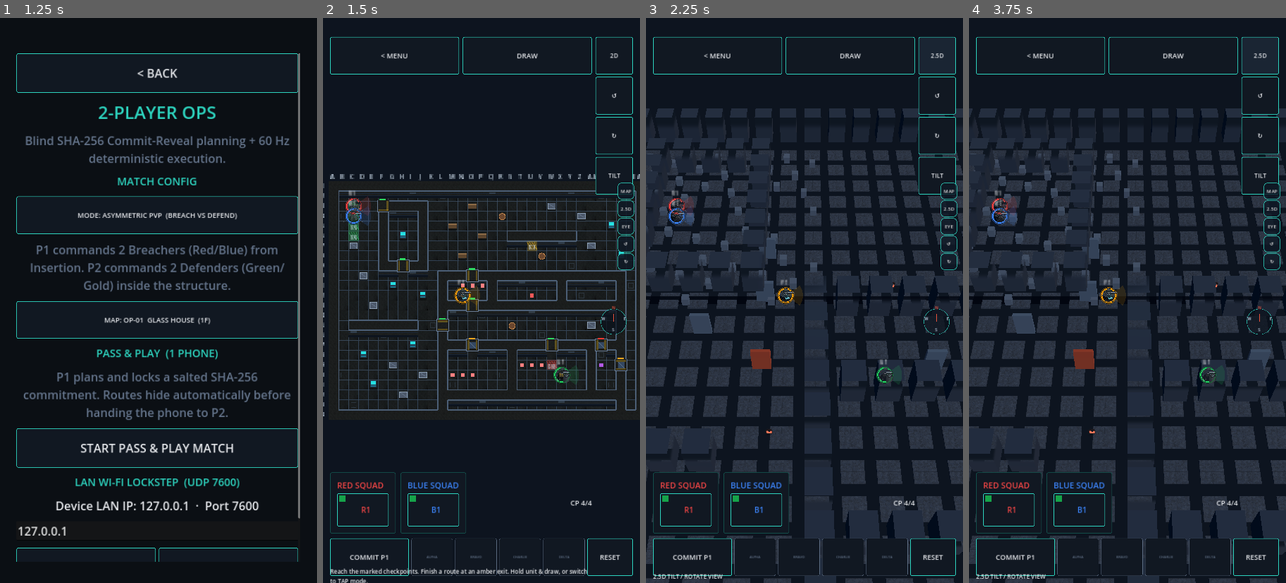
Above: before the commit, frames 1-4 (left to right).
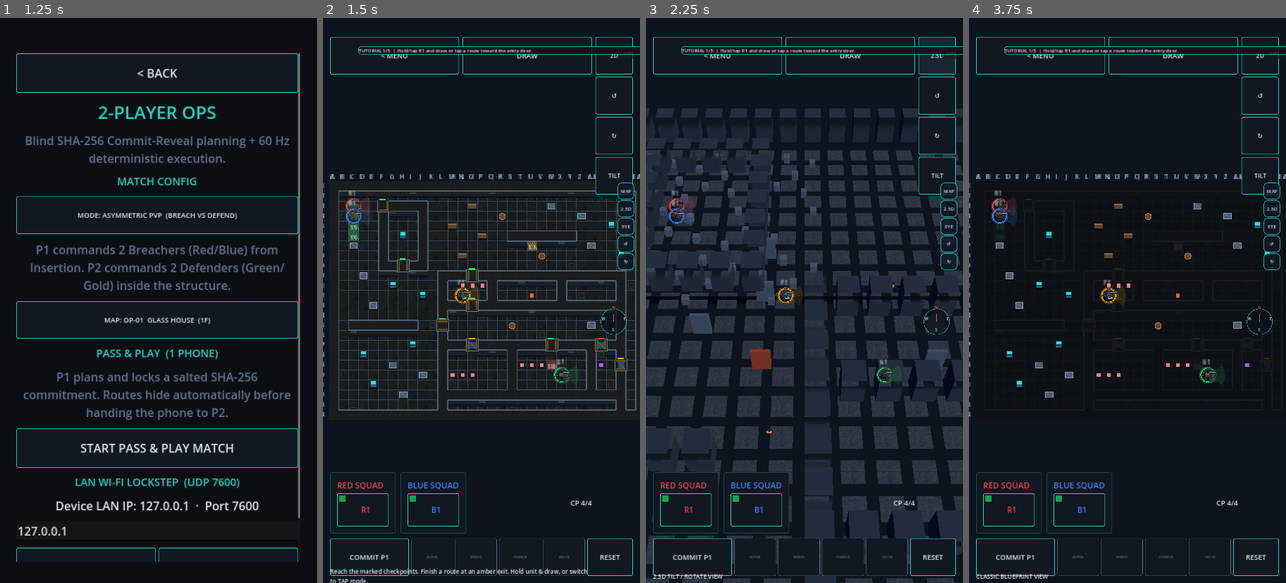
Above: after the commit, the same moments.

Repository: GhostMan612/TacPlanShooter
Game: Godot game, scene res://scenes/splash.tscn
Two runs of this game, one before a commit and one after it. Both use one fixed random seed, a clock stepped at 60 frames per second and the inputs below.
Inputs (mouse positions are in pixels of both pictures, inside the frame that each line leads up to):
- Up to frame 1 (1.25 s): tap Enter at 0.5 s; move the mouse to (228, 272) at 0.52 s; hold Right (ui_right) from 0.53 s (still down); click (228, 272) at 0.67 s
- Up to frame 2 (1.5 s): release Right (ui_right) at 1.25 s; click "START PASS & PLAY MATCH" at 1.25 s
- Up to frame 3 (2.25 s): click "2D" at 2 s
- Up to frame 4 (3.75 s): click "2.5D" at 2.75 s; click (1273, 51) at 3.5 s, where only the run after the commit has a clickable "SKIP"

Frame 1 is identical in both runs. In frame 2, 0.5% of the frame differs, in the area x 11-100%, y 5-8%; in frame 3, 0.5%; in frame 4, 37%, in the area x 0-100%, y 5-100%.

Commit message:
feat(m9): 5-step onboarding tutorial, difficulty doctrines, haptics, replay-tutorial settings, campaign balance harness (25/25 CI)

Diff:
--- a/scripts/planning/planning_root.gd
+++ b/scripts/planning/planning_root.gd
@@ -17,6 +17,7 @@
 var prop_layer: PropLayer = null
 var camera: MissionCamera = null
 var view3d: WorldView3D = null
+var tutorial: TutorialOverlay = null
 var controller: PlanningController = null
 var world: SimWorld = null
 var fog: FogLayer = null
@@ -168,6 +169,8 @@
 	view3d.setup(world, map, _active_floor, get_viewport_rect().size)
 	view3d.visible = false
 	view3d.set_fog(fog)
+	tutorial = TutorialOverlay.new()
+	add_child(tutorial)
 	for i in range(spawn_cells.size()):
 		squads.add_member(_assigned_squad_for(i), i)
 	_setup_hud()
@@ -485,6 +488,8 @@
 
 
 func _toggle_view3d() -> void:
+	if tutorial != null:
+		tutorial.notify_camera()
 	if _result_view != null or view3d == null:
 		return
 	var enable: bool = not view3d.is_active()
@@ -705,7 +710,18 @@
 	_set_status("EXECUTING · Tap operative card + cell for Tap-In (-1 CP).")
 
 
+func _haptic() -> void:
+	if not OS.has_feature("mobile"):
+		return
+	var settings := ThemeManager.load_settings()
+	if bool(settings.get("haptics_enabled", true)):
+		Input.vibrate_handheld(16)
+
+
 func _select_go_code(code: StringName) -> void:
+	if tutorial != null:
+		tutorial.notify_gocode()
+	_haptic()
 	if world == null or _result_view != null:
 		return
 	if SimClock.phase == SimClock.Phase.EXECUTION:
@@ -847,6 +863,8 @@
 
 
 func _on_route_committed(op_id: int, waypoints: Array[Vector2i]) -> void:
+	if tutorial != null:
+		tutorial.notify_route()
 	if view3d != null:
 		view3d.update_routes(route_cells)
 	if SimClock.phase != SimClock.Phase.PLANNING or op_id < 0 or op_id >= spawn_cells.size():
@@ -921,6 +939,9 @@
 		_set_phase_controls(false)
 	elif SimClock.phase == SimClock.Phase.EXECUTION and tap_in != null:
 		tap_in.op_id = op_id
+		_haptic()
+		if tutorial != null:
+			tutorial.notify_tapin()
 		_set_status("TAP-IN %s · Tap any cell on map to redirect (-1 CP)." % squad_hud.callsign(op_id))
 
 
@@ -1359,6 +1380,8 @@
 
 
 func _show_result(complete: bool, reason: String, alive: int, halted: bool = false) -> void:
+	if tutorial != null:
+		tutorial.notify_mission_end()
 	_recorded_go_codes = world.go_code_stream.duplicate(true)
 	_recorded_overrides.clear()
 	for oc in world.override_stream:
--- a/scripts/sim/ai/ai_archetypes.gd
+++ b/scripts/sim/ai/ai_archetypes.gd
@@ -22,3 +22,13 @@
 
 static func by_name(name: StringName) -> Dictionary:
 	return ARCHETYPES.get(name, ARCHETYPES[&"patrol_sentry"])
+
+
+static func reaction_ticks(name: StringName, difficulty: int) -> int:
+	var base := int(by_name(name).get("reaction_ticks", 20))
+	var mult: float = SimConstants.REACTION_MULTIPLIERS[clampi(difficulty, 0, 2)]
+	return int(roundf(float(base) * mult))
+
+
+static func goap_cadence(difficulty: int) -> int:
+	return SimConstants.GOAP_CADENCE[clampi(difficulty, 0, 2)]
--- a/scripts/sim/sim_constants.gd
+++ b/scripts/sim/sim_constants.gd
@@ -9,6 +9,10 @@
 const BASE_SPEED_CELLS_PER_SEC: float = 4.0
 const PLANNING_FPS_CAP: int = 30
 const EXECUTION_FPS_CAP: int = 60
+
+enum Difficulty { RECRUIT, VETERAN, TIER_ONE }
+const REACTION_MULTIPLIERS: Array[float] = [1.35, 1.0, 0.8]
+const GOAP_CADENCE: Array[int] = [24, 12, 8]
 
 const STANCE_SPEED_MULTIPLIERS: Dictionary = {
 	&"blitz": 1.6,
--- a/scripts/ui/settings_screen.gd
+++ b/scripts/ui/settings_screen.gd
@@ -22,6 +22,7 @@
 	var pal := theme_manager.palette()
 	var col := UiKit.build_screen(self, pal)
 	col.add_child(UiKit.button("< BACK", _go_back, settings))
+	col.add_child(UiKit.button("REPLAY TUTORIAL", _replay_tutorial, settings))
 	col.add_child(UiKit.heading("SETTINGS", pal))
 	col.add_child(UiKit.caption("THEME", pal, false))
 	var group := ButtonGroup.new()
@@ -102,6 +103,14 @@
 	ThemeManager.save_settings(s)
 
 
+func _replay_tutorial() -> void:
+	settings["tutorial_completed"] = false
+	var f := FileAccess.open("user://settings.json", FileAccess.WRITE)
+	if f != null:
+		f.store_string(JSON.stringify(settings))
+		f.close()
+
+
 func _go_back() -> void:
 	ScreenRouter.goto_stage(ScreenRouter.Stage.TITLE)
 
--- /dev/null
+++ b/scripts/ui/tutorial_overlay.gd
@@ -0,0 +1,128 @@
+# ============================================================
+# As Above, So Below. As Within, So Without.
+# The Future Dictates the Past and the Past is Always Present.
+# ============================================================
+class_name TutorialOverlay
+extends CanvasLayer
+
+
+signal completed
+
+const STEPS: Array[String] = [
+	"Hold/tap R1 and draw or tap a route toward the entry door.",
+	"Tap a waypoint and assign Go-Code ALPHA to sync your entry.",
+	"Tap 2.5D, EYE, or the yaw arrows to inspect the 3D building.",
+	"Tap EXECUTE, then hit ALPHA when your team stacks up.",
+	"Tap R1 or B1 during combat for live EYE-level Tap-In control!",
+]
+const SETTINGS_PATH := "user://settings.json"
+
+
+var step: int = 0
+var active: bool = false
+var _panel: PanelContainer = null
+var _label: Label = null
+var _settings: Dictionary = {}
+
+
+func _ready() -> void:
+	layer = 12
+	_settings = _load_settings()
+	active = not bool(_settings.get("tutorial_completed", false))
+	if active:
+		_build()
+		_set_step(0)
+
+
+func _load_settings() -> Dictionary:
+	if not FileAccess.file_exists(SETTINGS_PATH):
+		return {}
+	var f := FileAccess.open(SETTINGS_PATH, FileAccess.READ)
+	if f == null:
+		return {}
+	var parsed: Variant = JSON.parse_string(f.get_as_text())
+	f.close()
+	return parsed if parsed is Dictionary else {}
+
+
+func _save_settings() -> void:
+	_settings["tutorial_completed"] = true
+	var f := FileAccess.open(SETTINGS_PATH, FileAccess.WRITE)
+	if f != null:
+		f.store_string(JSON.stringify(_settings))
+		f.close()
+
+
+func _build() -> void:
+	_panel = PanelContainer.new()
+	_panel.name = "TutorialCallout"
+	var sb := StyleBoxFlat.new()
+	sb.bg_color = Color(0.04, 0.08, 0.12, 0.82)
+	sb.set_corner_radius_all(10)
+	sb.border_color = Color(0.18, 0.83, 0.75, 0.8)
+	sb.set_border_width_all(2)
+	_panel.add_theme_stylebox_override("panel", sb)
+	_panel.set_anchors_and_offsets_preset(Control.PRESET_TOP_WIDE)
+	_panel.position = Vector2(120.0, 96.0)
+	_label = Label.new()
+	_label.name = "TutorialText"
+	_label.autowrap_mode = TextServer.AUTOWRAP_WORD_SMART
+	_label.add_theme_color_override("font_color", Color(0.88, 0.95, 1.0))
+	_panel.add_child(_label)
+	var skip := Button.new()
+	skip.name = "TutorialSkip"
+	skip.text = "SKIP"
+	skip.custom_minimum_size = Vector2(64.0, 44.0)
+	skip.pressed.connect(skip_tutorial)
+	skip.set_anchors_and_offsets_preset(Control.PRESET_TOP_RIGHT)
+	skip.position = Vector2(-72.0, 96.0)
+	add_child(skip)
+	add_child(_panel)
+
+
+func _set_step(next_step: int) -> void:
+	step = clampi(next_step, 0, STEPS.size() - 1)
+	if _label != null:
+		_label.text = "TUTORIAL %d/5  |  %s" % [step + 1, STEPS[step]]
+
+
+func notify_route() -> void:
+	if active and step == 0:
+		_set_step(1)
+
+
+func notify_gocode() -> void:
+	if active and step == 1:
+		_set_step(2)
+
+
+func notify_camera() -> void:
+	if active and step == 2:
+		_set_step(3)
+
+
+func notify_execution() -> void:
+	if active and step == 3:
+		_set_step(4)
+
+
+func notify_tapin() -> void:
+	if active and step == 4:
+		_finish()
+
+
+func notify_mission_end() -> void:
+	if active:
+		_finish()
+
+
+func _finish() -> void:
+	active = false
+	_save_settings()
+	if _panel != null:
+		_panel.visible = false
+	completed.emit()
+
+
+func skip_tutorial() -> void:
+	_finish()
--- /dev/null
+++ b/tests/campaign_balance_harness.gd
@@ -0,0 +1,57 @@
+# ============================================================
+# As Above, So Below. As Within, So Without.
+# The Future Dictates the Past and the Past is Always Present.
+# ============================================================
+extends SceneTree
+
+
+var failures: int = 0
+
+
+func _init() -> void:
+	failures = 0
+
+
+func _initialize() -> void:
+	var names: Array[StringName] = []
+	for key in AiArchetypes.ARCHETYPES.keys():
+		names.append(key)
+	var ordering_ok := true
+	for name in names:
+		var recruit := AiArchetypes.reaction_ticks(name, SimConstants.Difficulty.RECRUIT)
+		var veteran := AiArchetypes.reaction_ticks(name, SimConstants.Difficulty.VETERAN)
+		var tier1 := AiArchetypes.reaction_ticks(name, SimConstants.Difficulty.TIER_ONE)
+		ordering_ok = ordering_ok and recruit > veteran and veteran > tier1
+	_check(ordering_ok, "difficulty reaction ticks RECRUIT > VETERAN > TIER_ONE across all archetypes")
+	_check(AiArchetypes.goap_cadence(0) == 24 and AiArchetypes.goap_cadence(1) == 12 and AiArchetypes.goap_cadence(2) == 8, "GOAP replan cadence 24/12/8")
+	var hashes := {}
+	for map_id in ["op01_glass_house", "op05_penthouse_lock"]:
+		var m := MapLoader.load_from_json("res://data/maps/%s.json" % map_id)
+		var first := ""
+		var equal := true
+		for run in range(2):
+			var sim := SimWorld.new()
+			sim.setup(m, 1337)
+			sim.add_operative(0, Vector2i(2, 2), [])
+			for i in range(120):
+				sim.step()
+			var h := sim.state_hash()
+			if first == "":
+				first = h
+			else:
+				equal = equal and h == first
+		_check(equal, "deterministic 60Hz state_hash across repeated runs on " + map_id)
+	var rewards := [150, 200, 250, 300]
+	var total := 0
+	for r in rewards:
+		total += int(r)
+	_check(total == 900, "OP-01..OP-04 RP curve sums to 900")
+	_check(total >= 150, "900 RP affords armor/drone/vehicle upgrades")
+	print("[HARNESS] RESULT %s failures=%d" % ["PASS" if failures == 0 else "FAIL", failures])
+	quit(1 if failures > 0 else 0)
+
+
+func _check(ok: bool, what: String) -> void:
+	if not ok:
+		failures += 1
+	print("[HARNESS] %s %s" % ["OK" if ok else "FAIL", what])
